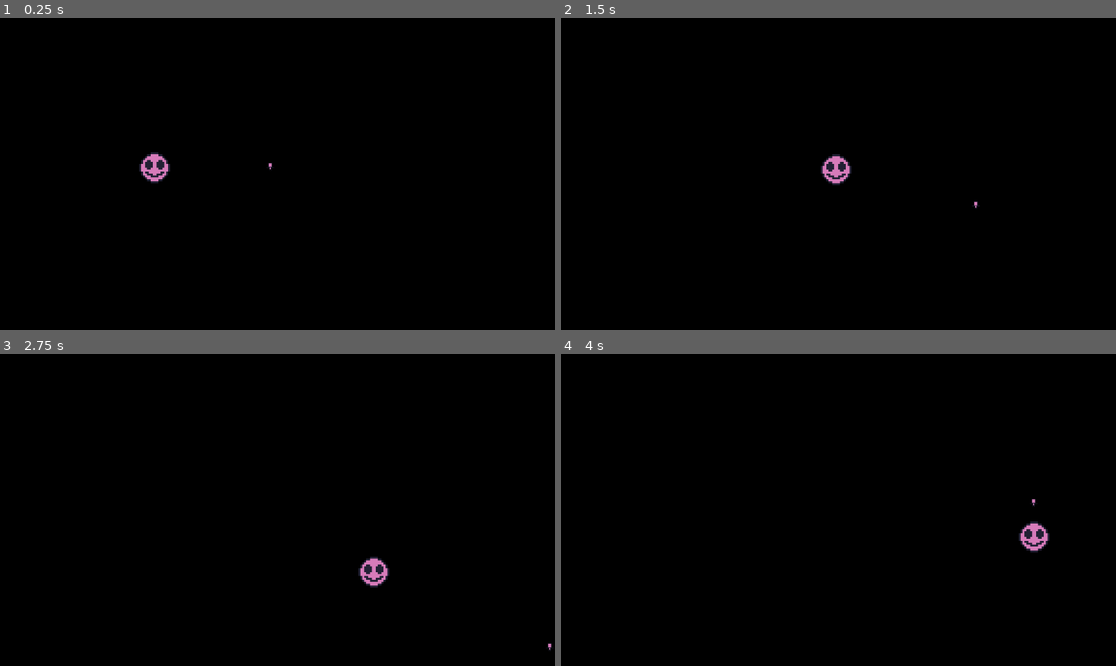
Above: before the commit, frames 1-4 (two rows, left to right).
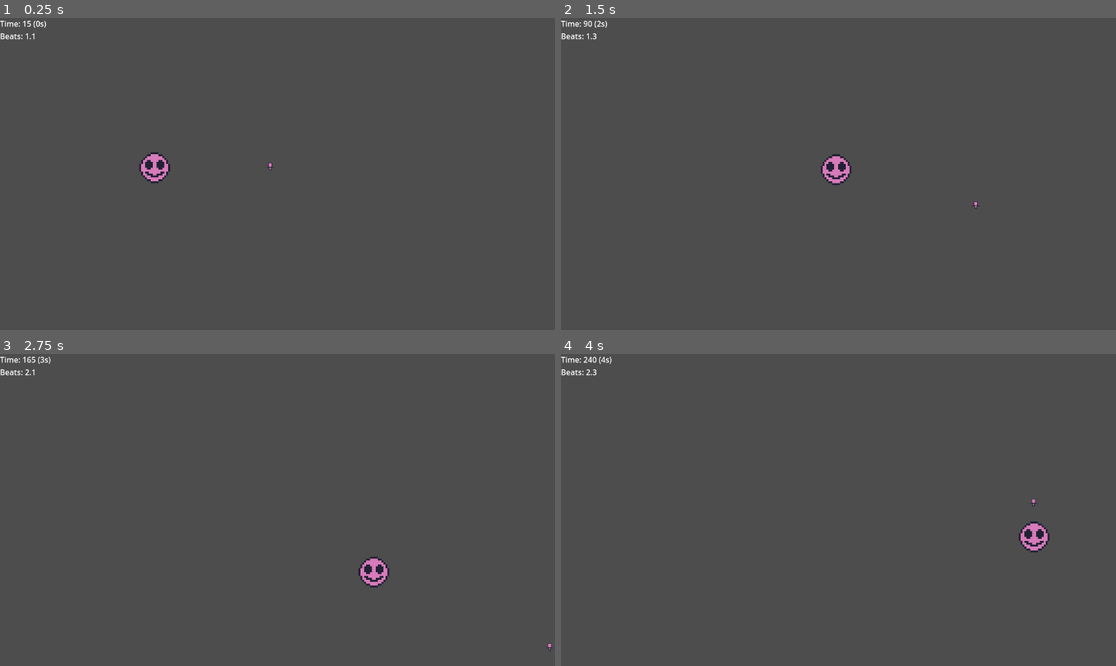
Above: after the commit, the same moments.

Repository: slost/1bj-hero-core
Game: Godot game, scene res://Scenes/Game/game.tscn
Two runs of this game, one before a commit and one after it. Both use one fixed random seed, a clock stepped at 60 frames per second and the inputs below. Before the commit the project starts from res://Scenes/game.tscn.
Inputs:
- Up to frame 1 (0.25 s): no input
- Up to frame 2 (1.5 s): hold Right (move_right) 0.53-1.28 s; hold Down (move_down) from 1.28 s (still down)
- Up to frame 3 (2.75 s): release Down (move_down) at 2.03 s; hold Right (move_right) from 2.03 s (still down)
- Up to frame 4 (4 s): release Right (move_right) at 2.78 s; hold Up (move_up) 2.78-3.53 s; hold Left (move_left) from 3.53 s (still down)

The runs differ from the first frame. In frame 1, 100% of the frame differs, in the area x 0-100%, y 0-100%; in frame 2, 100%; in frame 3, 100%; in frame 4, 100%.

Commit message:
Add MusicHandler

Diff:
--- a/Scenes/game.tscn
+++ b/Scenes/Game/game.tscn
@@ -1,9 +1,10 @@
-[gd_scene load_steps=5 format=3 uid="uid://bhb8lm0trf8ad"]
+[gd_scene load_steps=6 format=3 uid="uid://bhb8lm0trf8ad"]
 
-[ext_resource type="PackedScene" uid="uid://bq64ij7kka531" path="res://Scenes/map.tscn" id="1_yipeh"]
+[ext_resource type="PackedScene" uid="uid://bq64ij7kka531" path="res://Scenes/Game/map.tscn" id="1_yipeh"]
 [ext_resource type="PackedScene" uid="uid://ckkkvld6onpug" path="res://Scenes/Character/player.tscn" id="2_jh6oc"]
-[ext_resource type="Script" path="res://Scenes/map.gd" id="2_x5epm"]
+[ext_resource type="Script" path="res://Scenes/Game/map.gd" id="2_x5epm"]
 [ext_resource type="PackedScene" uid="uid://caox48g08q8j4" path="res://Scenes/Character/monster_dummy.tscn" id="3_kcseb"]
+[ext_resource type="PackedScene" uid="uid://c837xeovaxpfe" path="res://Scenes/Game/music_handler.tscn" id="5_ewm0u"]
 
 [node name="Game" type="Node2D"]
 editor_description = "ตัวควบคุมเกม"
@@ -18,3 +19,5 @@
 [node name="MonsterDummy" parent="Map" instance=ExtResource("3_kcseb")]
 position = Vector2(271, 311)
 scale = Vector2(4, 4)
+
+[node name="MusicHandler" parent="." instance=ExtResource("5_ewm0u")]
--- a/Scenes/map.gd
+++ b/Scenes/Game/map.gd
@@ -2,7 +2,8 @@
 
 
 func _draw():
-	draw_background(Global.main_pallet[0])
+	# draw_background(Global.main_pallet[0])
+	pass
 
 
 func draw_background(color: Color) -> void:
@@ -10,4 +11,3 @@
 	var width = viewport_size.x
 	var hieght = viewport_size.y
 	draw_rect(Rect2(0, 0, width, hieght), color)
-	print_debug(color)
--- /dev/null
+++ b/Scenes/Game/music_handler.gd
@@ -0,0 +1,41 @@
+extends Node
+
+@export var tempo: float = 140.0
+
+var time: float = 0.0
+var beats: int = 1
+var bars: int = 1
+var bar_timer = 0
+var beats_timer = 0
+var is_played = false
+
+func _process(_delta) -> void:
+	Global.tempo = tempo
+
+	time += 1
+	bar_timer += 1
+	beats_timer += 1
+
+	if beats_timer == tempo:
+		beats += 1
+		beats_timer = 0
+
+	if bar_timer == tempo / 4:
+		bars += 1
+		bar_timer = 0
+
+	if bars > 4:
+		bars = 1
+
+	if Global.is_debugging:
+		$Debugger.text = "Time: " + str(time) + " (" + str( round(time / 60) ) \
+		+ "s)"+ "\nBeats: "+ str(beats) + "." + str(bars)
+
+	if !is_played:
+		play_sound(1, $Kick)
+		is_played = true
+
+
+func play_sound(_bar, _sound) -> void:
+	if bars == _bar:
+		_sound.play()
--- /dev/null
+++ b/Scenes/Game/music_handler.tscn
@@ -0,0 +1,16 @@
+[gd_scene load_steps=3 format=3 uid="uid://c837xeovaxpfe"]
+
+[ext_resource type="Script" path="res://Scenes/Game/music_handler.gd" id="1_lu2mf"]
+[ext_resource type="AudioStream" uid="uid://3f62s5oe1gpf" path="res://Assets/Sound/kick.wav" id="2_bvbym"]
+
+[node name="MusicHandler" type="Node"]
+script = ExtResource("1_lu2mf")
+
+[node name="Kick" type="AudioStreamPlayer" parent="."]
+stream = ExtResource("2_bvbym")
+
+[node name="Debugger" type="Label" parent="."]
+offset_right = 478.0
+offset_bottom = 193.0
+text = "qrwqwr
+qweqwe"
--- a/Scripts/Global.gd
+++ b/Scripts/Global.gd
@@ -2,18 +2,14 @@
 extends Node
 
 # ถาดสีหลัก
-var main_pallet: Array = [
-	Color.html("#000000"),
-	Color.html("#800080")
-]
+var main_pallet: Array = [Color.html("#000000"), Color.html("#800080")]
 
 # อาเรย์ถาดสี (เผื่อทำระบบเปลี่ยนถาดสี)
-var pallets: Array = [
-	main_pallet
-]
+var pallets: Array = [main_pallet]
 
-# โหมดแสดงผลความโปร่งใส
-var is_alpha_mode: bool = false
+var is_alpha_mode: bool = false # โหมดแสดงผลความโปร่งใส
+var is_debugging: bool = true
 
-# ขนาดไทล์
-var tile_size = 16
+var tile_size = 16 # ขนาดไทล์
+
+var tempo: float
--- a/project.godot
+++ b/project.godot
@@ -11,7 +11,7 @@
 [application]
 
 config/name="Hero Core: Outro"
-run/main_scene="res://Scenes/game.tscn"
+run/main_scene="res://Scenes/Game/game.tscn"
 config/features=PackedStringArray("4.2", "GL Compatibility")
 config/icon="res://icon.svg"
 
Not shown, added: Assets/Sound/kick.wav.import
Not shown, added: Assets/Sound/snare.wav.import
Not shown: 1 places in Scenes/Game/autoload.tscn that only renumber resources
Renamed: Scenes/map.tscn -> Scenes/Game/map.tscn
Not shown, added: Assets/Sound/kick.wav
Not shown, added: Assets/Sound/snare.wav
